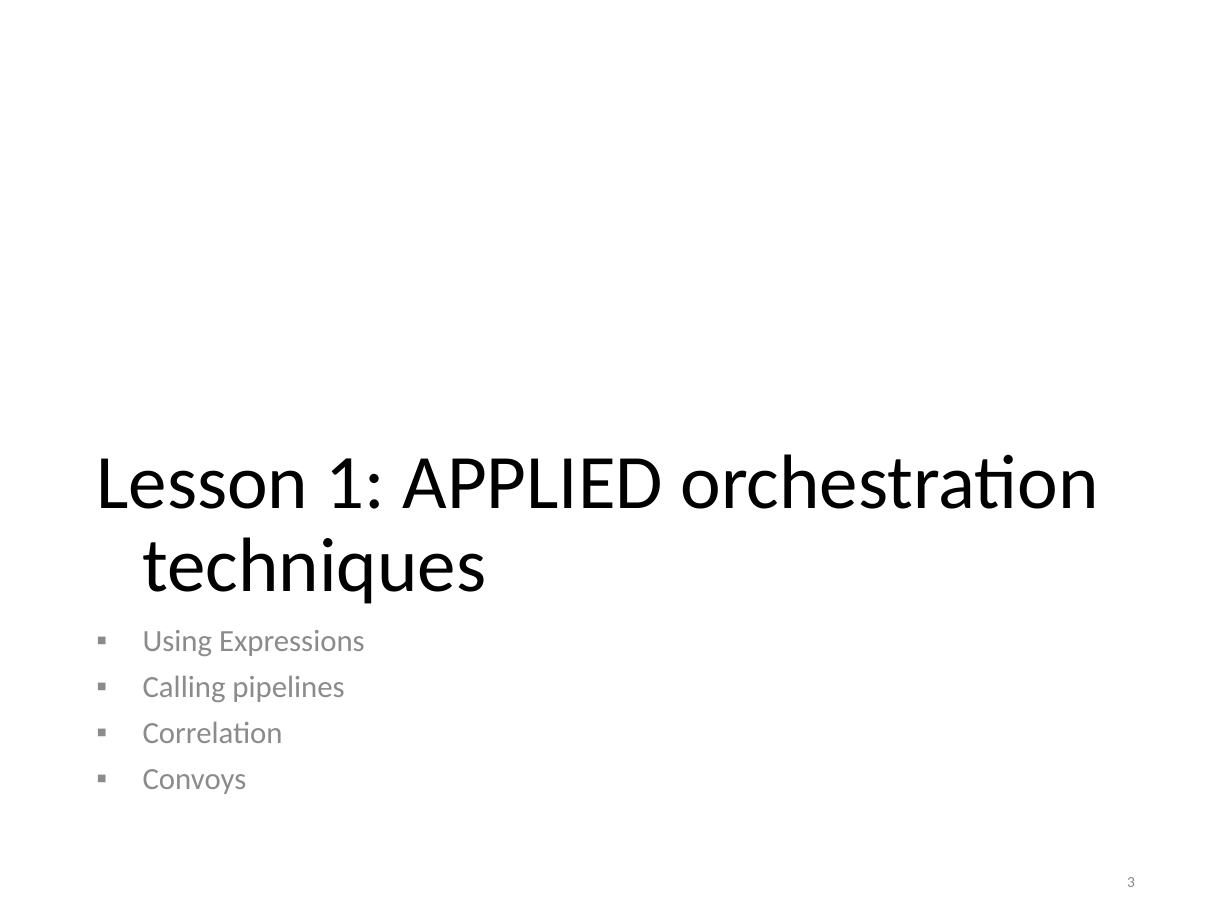
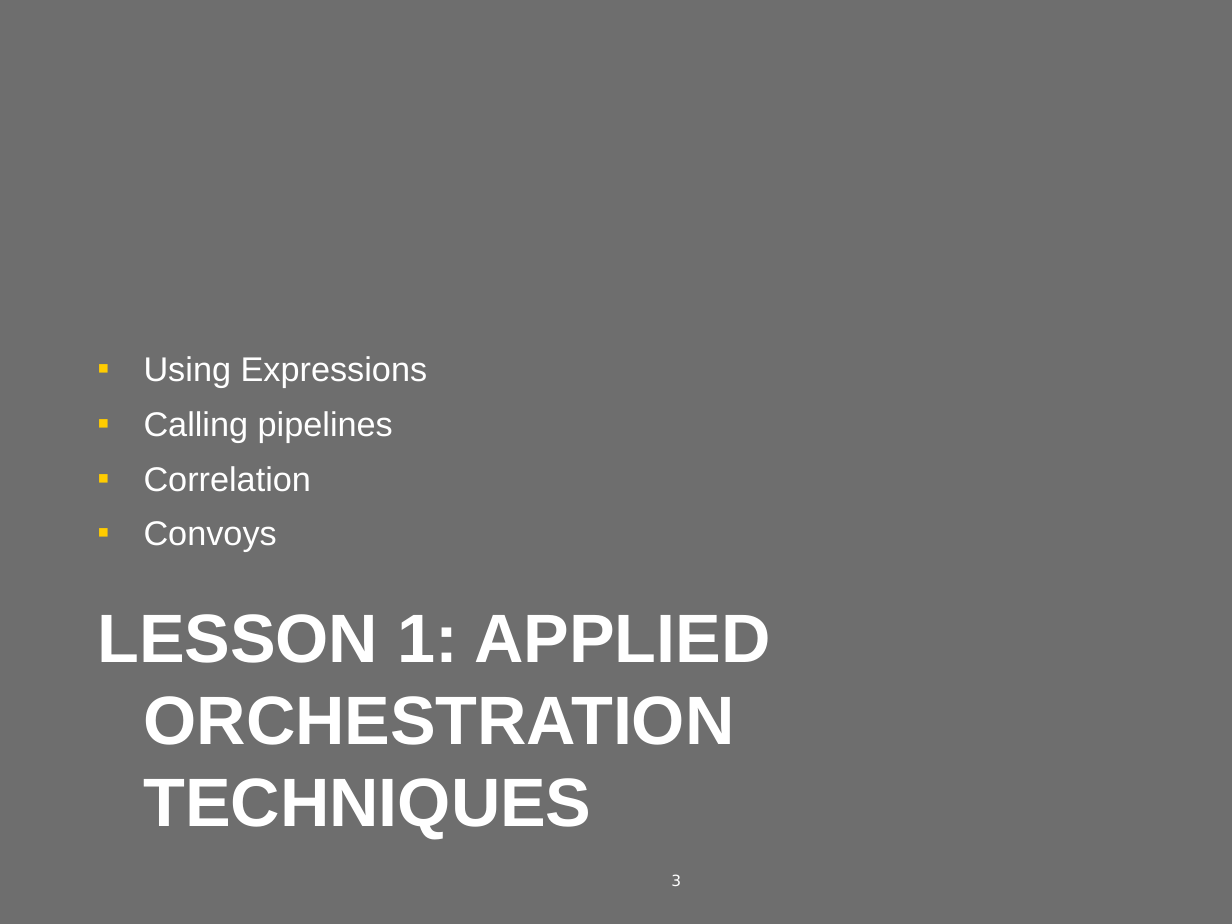
Before and after one commit to wmmihaa/BizTalk-Server---Developing-Integration-Solutions, a slide deck: slide 3 of Slides/Module 10 - Applied Orchestration Techniques.pptx. Drawn at 1232x924 pixels with LibreOffice and Linux fonts; fonts in the diff are those of the drawing. Boxes give left, top, right and bottom in pixels: in the first picture for what was removed or moved away, otherwise in the second. Text is boxed around its words. In the diff, an @@ line names an element or a change of style, - is before the commit and + after.

```diff
--- a/Slides/Module 10 - Applied Orchestration Techniques.pptx
+++ b/Slides/Module 10 - Applied Orchestration Techniques.pptx
@@ background #FFFFFF to #6E6E6E @@
@@ text "Using Expressions": place and size @@
-text "Using Expressions" at box(143, 630, 365, 794)
+text "Using Expressions" at box(144, 356, 428, 552)
@@ text "Using Expressions" at box(144, 356, 428, 552): size 18 to 20 pt, font Calibri to Arial, text colour #8C8C8C to #FFFFFF; line spacing 0.9 to 1; vertical alignment top to bottom @@
@@ title "LESSON 1: APPLIED ORCHESTRATION TECHNIQUES" at box(97, 614, 770, 838): vertical alignment bottom to top @@
@@ title at box(97, 614, 770, 838): text changed; size 45 to 40 pt; font Calibri to Arial; text colour #000000 to #FFFFFF; bold on @@
-Lesson 1: APPLIED orchestration techniques
+LESSON 1: APPLIED ORCHESTRATION TECHNIQUES
@@ page number: place and size @@
-page number at box(1127, 877, 1135, 887)
+page number at box(671, 874, 681, 886)
@@ page number at box(671, 874, 681, 886): font Calibri to DejaVu Sans, text colour #8C8C8C to #FFFFFF @@
```
Also in this commit, not shown: 25 other slides changed, 1 slide added, 16 other files.
